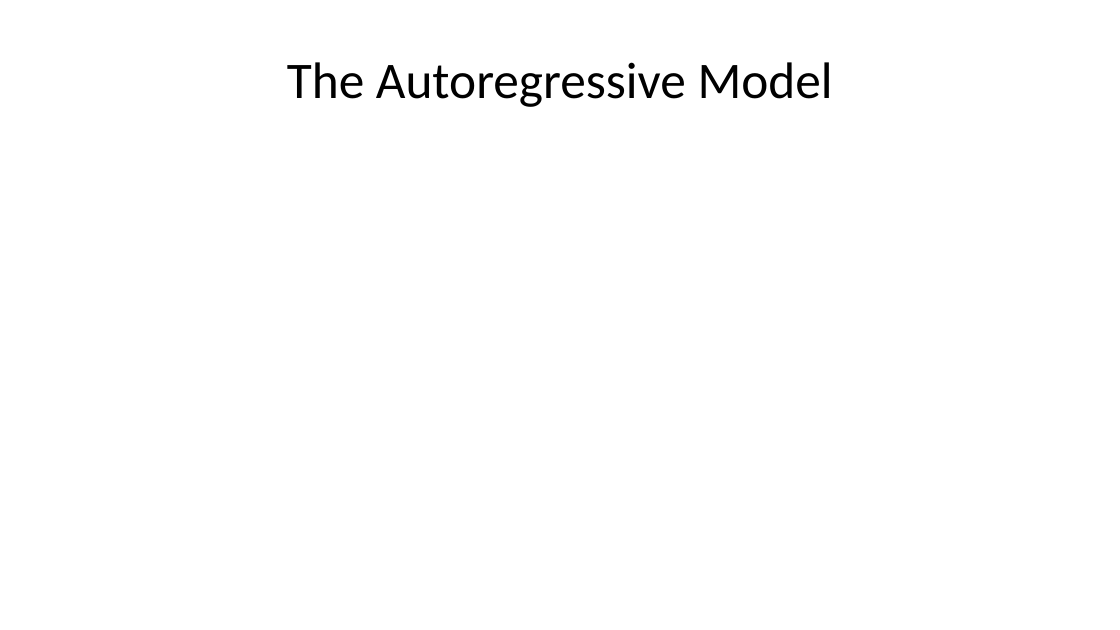
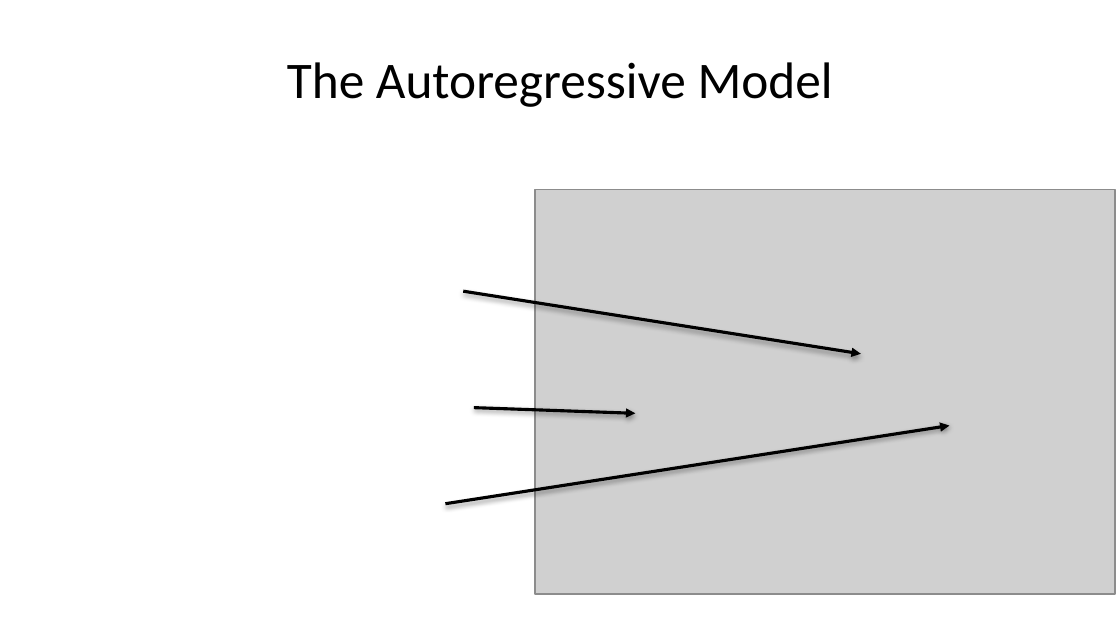
Before and after one commit to StephenElston/CSCI-E-83, a slide deck: slide 16 of LectureSlides/12_IntroductionToTimeSeriesForecasting.pptx (slide 14 before the commit). Drawn at 1120x630 pixels with LibreOffice and Linux fonts; fonts in the diff are those of the drawing; grey boxes stand for pictures. Boxes give left, top, right and bottom in pixels: in the first picture for what was removed or moved away, otherwise in the second. Text is boxed around its words. In the diff, an @@ line names an element or a change of style, - is before the commit and + after.

```diff
--- a/LectureSlides/12_IntroductionToTimeSeriesForecasting.pptx
+++ b/LectureSlides/12_IntroductionToTimeSeriesForecasting.pptx
@@ picture added at box(535, 189, 1116, 594) @@
@@ arrow added from (464, 291) to (861, 354), #000000 2 pt @@
@@ arrow added from (474, 408) to (635, 413), #000000 2 pt @@
@@ arrow added from (446, 504) to (950, 426), #000000 2 pt @@
```
Also in this commit, not shown: 1 other slide changed, 2 slides added.
